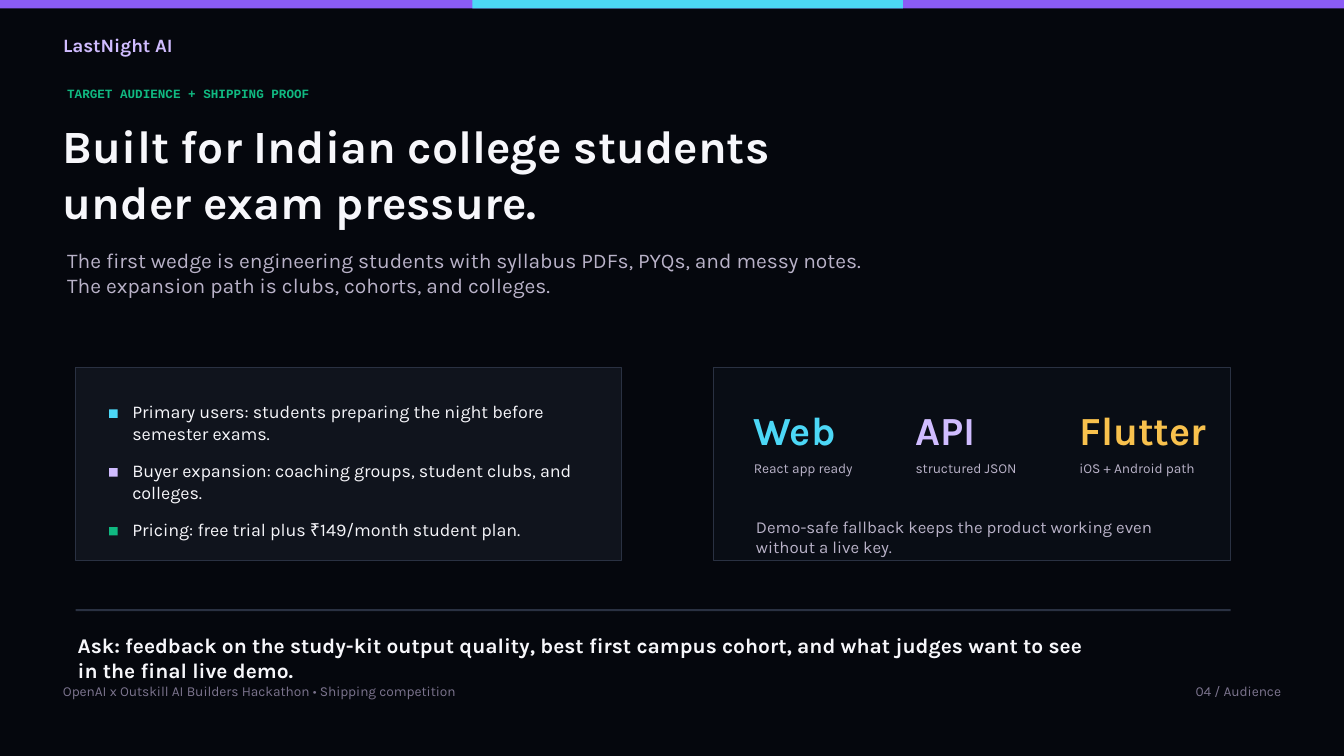
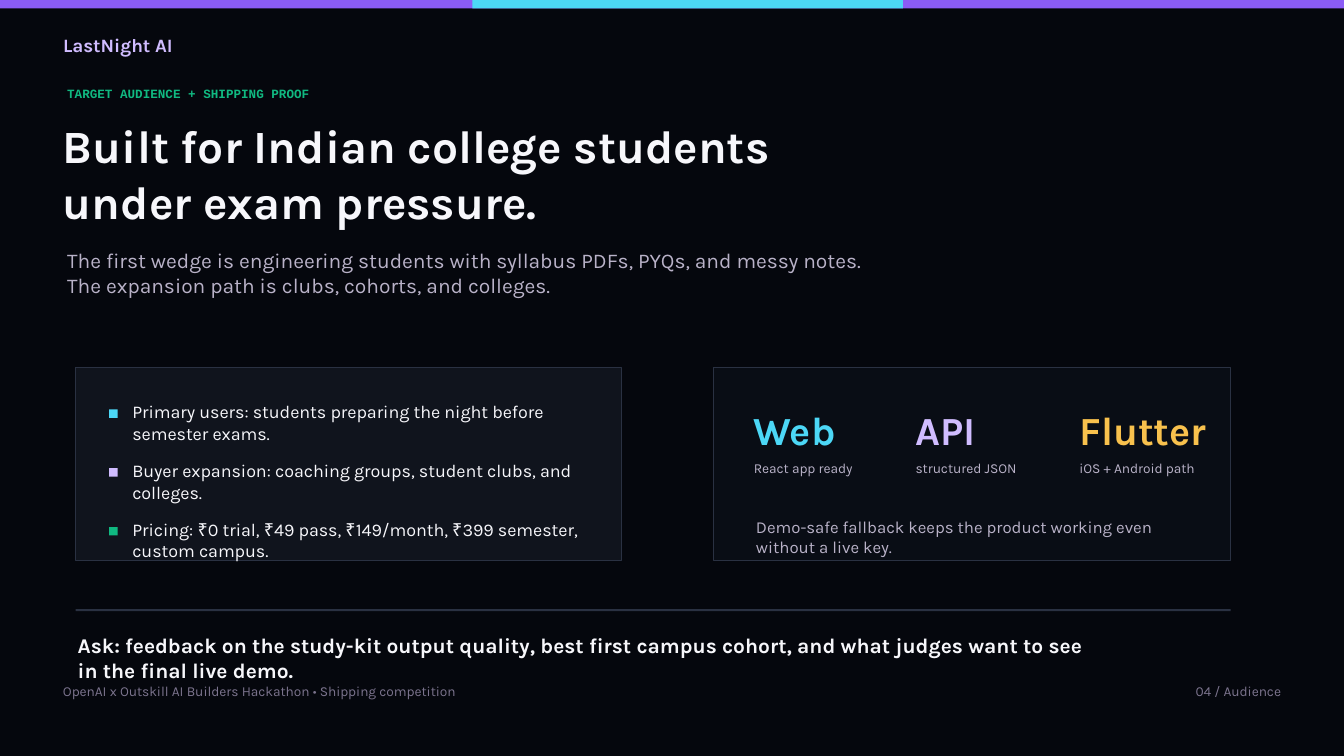
Before and after one commit to Sahil-K39/lastnight-ai, a slide deck: slide 4 of submission/LastNightAI_PitchDeck.pptx. Drawn at 1344x756 pixels with LibreOffice and Linux fonts; fonts in the diff are those of the drawing. Boxes give left, top, right and bottom in pixels: in the first picture for what was removed or moved away, otherwise in the second. Text is boxed around its words. In the diff, an @@ line names an element or a change of style, - is before the commit and + after.

Commit message:
Add full real-life INR pricing ladder

```diff
--- a/submission/LastNightAI_PitchDeck.pptx
+++ b/submission/LastNightAI_PitchDeck.pptx
@@ text at <box>132,523,578,561</box>: text changed @@
-Pricing: free trial plus ₹149/month student plan.
+Pricing: ₹0 trial, ₹49 pass, ₹149/month, ₹399 semester, custom campus.
```
Also in this commit, not shown: 5 other files.
